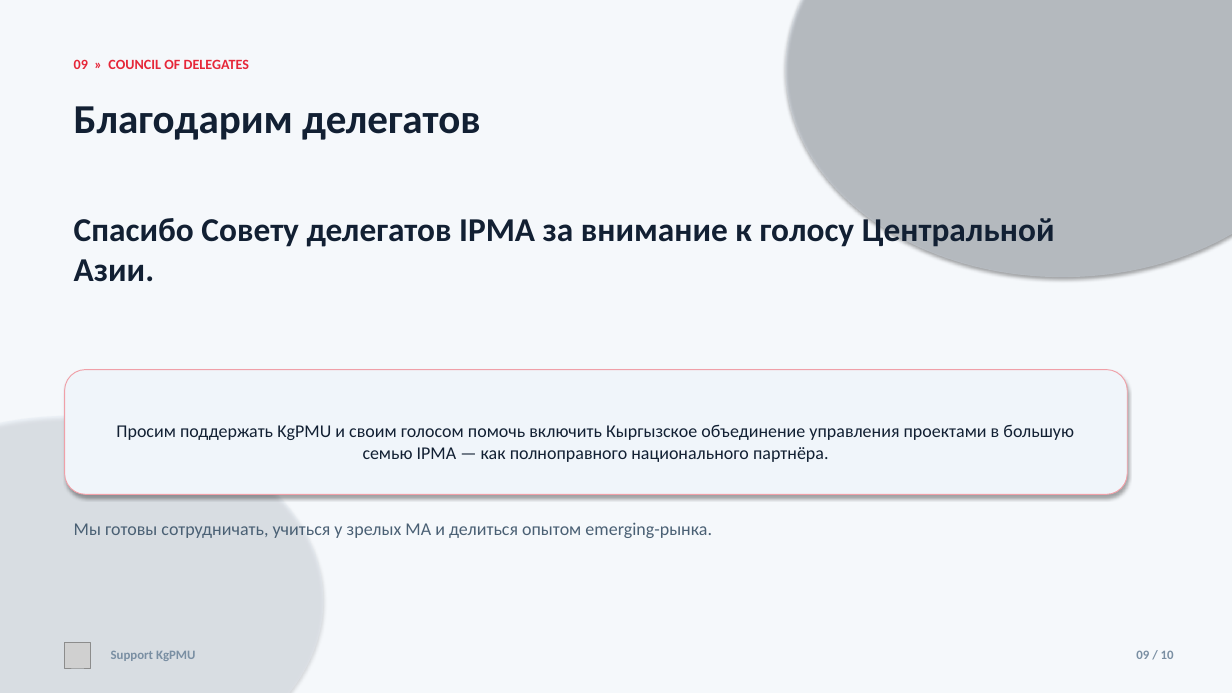
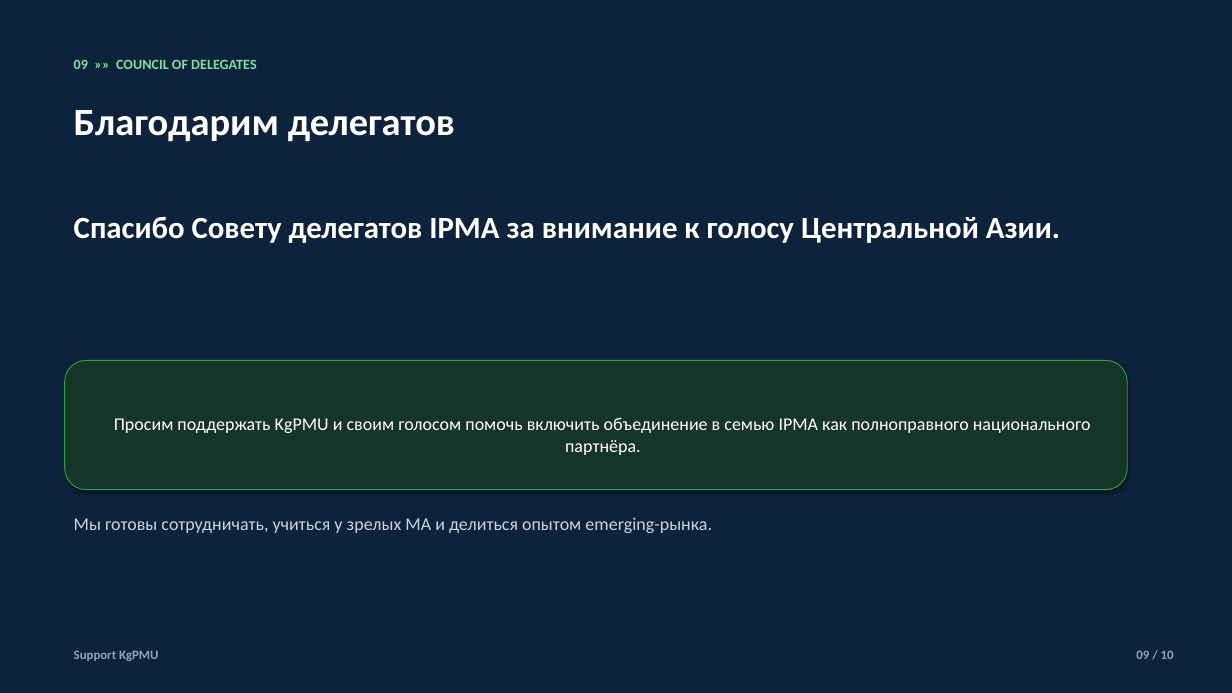
Before and after one commit to umekishev/umekishev, a slide deck: slide 9 of presentations/IPMA_Kyrgyzstan_CoD_Presentation.pptx. Drawn at 1232x693 pixels with LibreOffice and Linux fonts; fonts in the diff are those of the drawing; grey boxes stand for pictures. Boxes give left, top, right and bottom in pixels: in the first picture for what was removed or moved away, otherwise in the second. Text is boxed around its words. In the diff, an @@ line names an element or a change of style, - is before the commit and + after.

```diff
--- a/presentations/IPMA_Kyrgyzstan_CoD_Presentation.pptx
+++ b/presentations/IPMA_Kyrgyzstan_CoD_Presentation.pptx
@@ rectangle at [0,0,1232,693]: fill #F5F8FB to #0D223B @@
@@ ellipse removed at [786,0,1232,277] @@
@@ text at [74,59,256,69]: text changed; text colour #E62739 to #7FE0A0 @@
-09 » COUNCIL OF DELEGATES
+09 »» COUNCIL OF DELEGATES
@@ text "Благодарим делегатов" at [74,110,455,142]: size 32 to 30 pt, text colour #122033 to #FFFFFF @@
@@ text "Спасибо Совету делегатов IPMA за ..." at [74,217,1060,243]: size 26 to 24 pt, text colour #122033 to #FFFFFF @@
@@ rounded rectangle "Просим поддержать KgPMU и своим ...": place and size @@
-rounded rectangle "Просим поддержать KgPMU и своим ..." at [65,370,1128,494]
+rounded rectangle "Просим поддержать KgPMU и своим ..." at [65,360,1128,490]
@@ rounded rectangle "Просим поддержать KgPMU и своим ..." at [65,360,1128,490]: fill #F0F5FA to #143528; outline #F0A0A8 0.75 pt to #2F9E44 0.75 pt @@
@@ ellipse removed at [0,416,323,693] @@
@@ text in rounded rectangle at [114,418,1091,455]: text changed; text colour #122033 to #FFFFFF @@
-Просим поддержать KgPMU и своим голосом помочь включить Кыргызское объединение управления проектами в большую семью IPMA — как полноправного национального партнёра.
+Просим поддержать KgPMU и своим голосом помочь включить объединение в семью IPMA как полноправного национального партнёра.
@@ text "Мы готовы сотрудничать, учиться у ..." at [74,517,712,533]: text colour #4A6074 to #C7D6E2 @@
@@ text "Support KgPMU" at [74,650,158,661]: text colour #7A8FA3 to #8FA6B8 @@
@@ text "Support KgPMU": place and size @@
-text "Support KgPMU" at [111,651,195,661]
+text "Support KgPMU" at [74,650,158,661]
@@ picture removed at [65,642,91,668] @@
@@ text "09 / 10" at [1136,650,1174,659]: text colour #7A8FA3 to #8FA6B8 @@
```
Also in this commit, not shown: 9 other slides changed, 12 other files.
